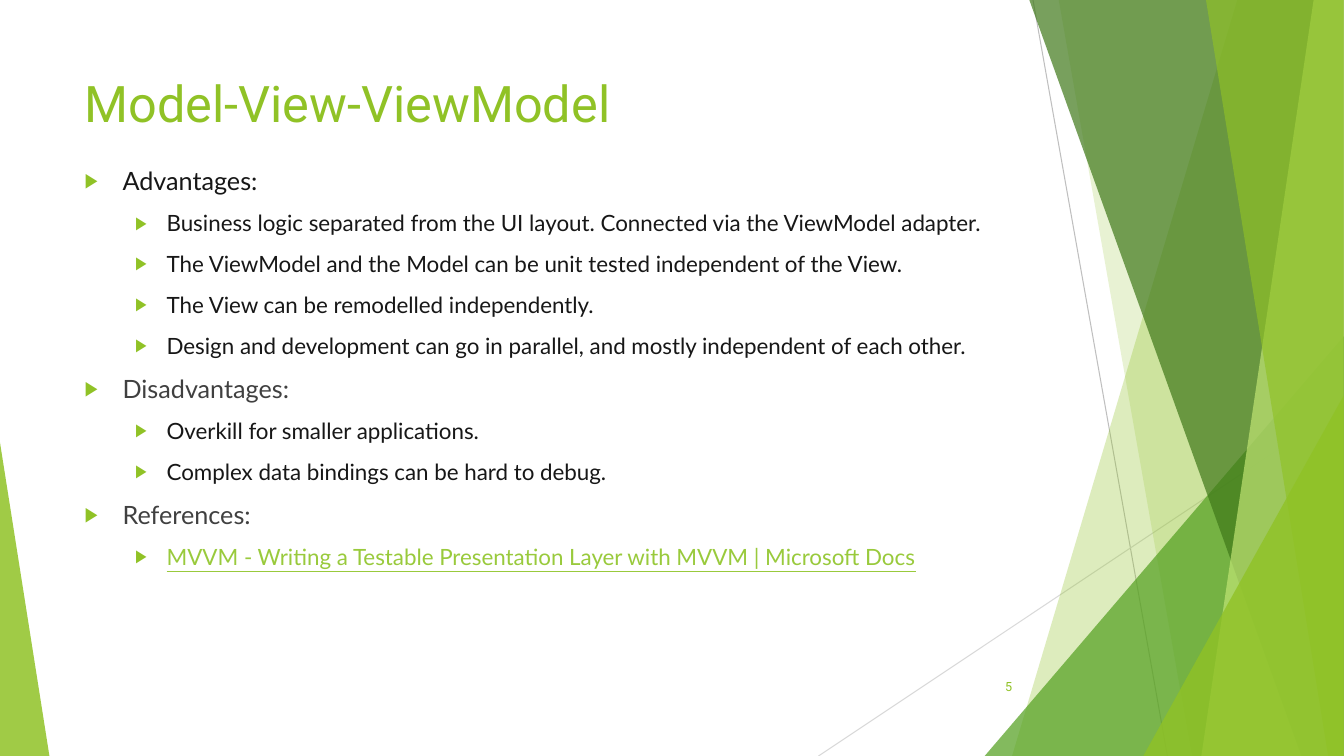
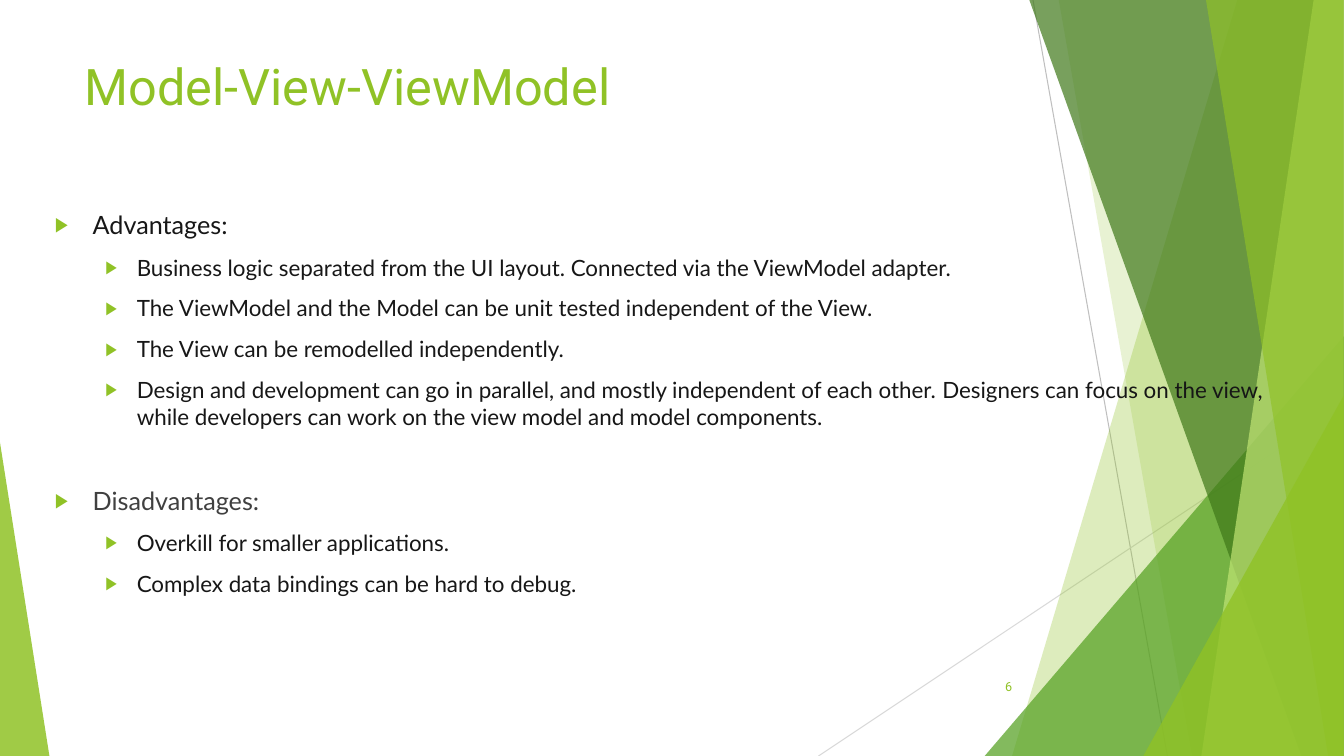
Before and after one commit to chittur/software-engineering-presentations, a slide deck: slide 6 of 60 - GUI Programming.pptx (slide 5 before the commit). Drawn at 1344x756 pixels with LibreOffice and Linux fonts; fonts in the diff are those of the drawing. Boxes give left, top, right and bottom in pixels: in the first picture for what was removed or moved away, otherwise in the second. Text is boxed around its words. In the diff, an @@ line names an element or a change of style, - is before the commit and + after.

```diff
--- a/60 - GUI Programming.pptx
+++ b/60 - GUI Programming.pptx
@@ title "Model-View-ViewModel": place and size @@
-title "Model-View-ViewModel" at [85, 84, 611, 123]
+title "Model-View-ViewModel" at [85, 67, 611, 106]
@@ text "Advantages:": place and size @@
-text "Advantages:" at [123, 171, 980, 569]
+text "Advantages:" at [93, 215, 1263, 596]
@@ text at [137, 379, 1263, 429]: text changed; text colour #171717 to #161616 @@
-  ▶ Design and development can go in parallel, and mostly independent of each other.
+  ▶ Design and development can go in parallel, and mostly independent of each other. Designers can focus on the view, while developers can work on the view model and model components.
@@ text at [123, 505, 915, 569]: paragraphs removed @@
-▶ References:
-  ▶ MVVM - Writing a Testable Presentation Layer with MVVM | Microsoft Docs
@@ page number at [1005, 682, 1012, 691]: text changed @@
-5
+6
```
Also in this commit, not shown: 1 slide added.
